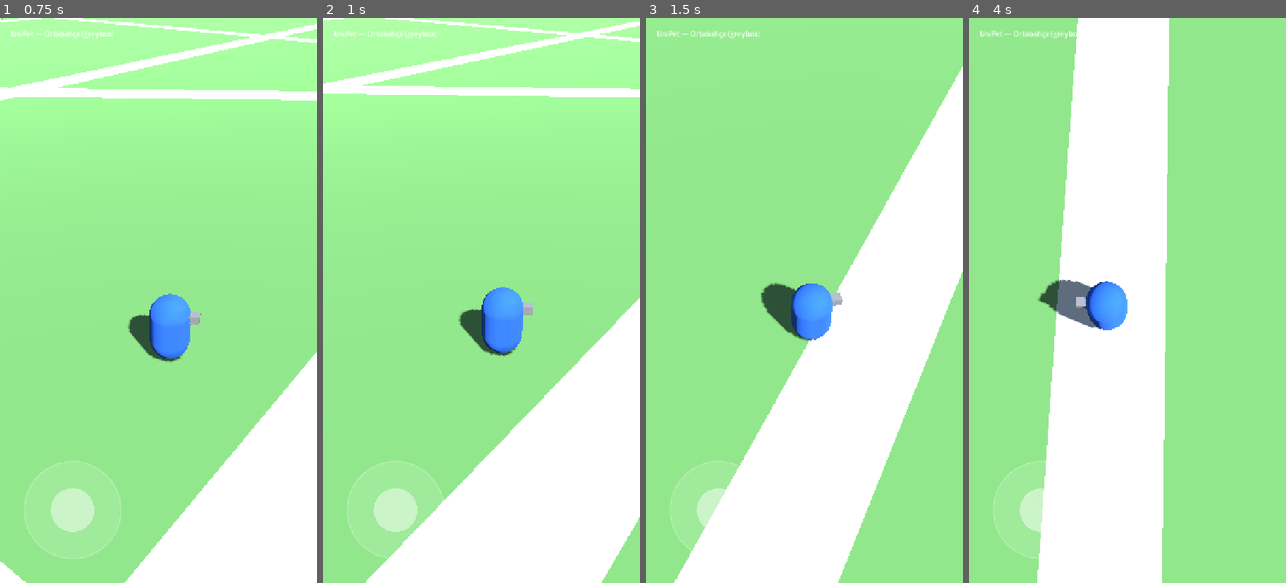
Above: before the commit, frames 1-4 (left to right).
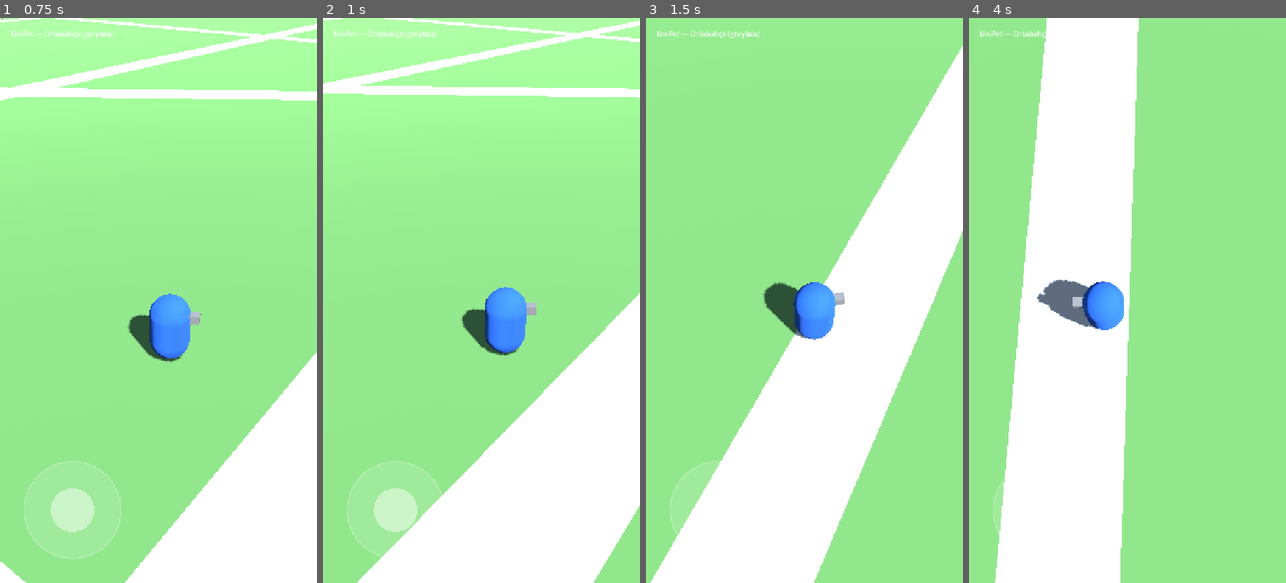
Above: after the commit, the same moments.

Repository: talha24052050/unipet
Game: Godot game, scene res://scenes/main.tscn
Two runs of this game, one before a commit and one after it. Both use one fixed random seed, a clock stepped at 60 frames per second and the inputs below.
Inputs (mouse positions are in pixels of both pictures, inside the frame that each line leads up to):
- Up to frame 1 (0.75 s): move the mouse to (228, 272) at 0.52 s; hold Right (ui_right) from 0.53 s (still down); click (228, 272) at 0.67 s
- Up to frame 2 (1 s): keep holding Right (ui_right)
- Up to frame 3 (1.5 s): release Right (ui_right) at 1.25 s; drag from (741, 328) to (788, 413) at 1.27 s
- Up to frame 4 (4 s): move the mouse to (1159, 176) at 2.02 s; hold Right (ui_right) 2.03-2.75 s; drag from (1111, 413) to (1032, 215) at 2.77 s; move the mouse to (1222, 385) at 3.52 s; hold Left (ui_left) from 3.53 s (still down)

Frame 1 is identical in both runs. In frame 2, 1.9% of the frame differs, in the area x 0-100%, y 0-100%; in frame 3, 9.1%; in frame 4, 23%, in the area x 8-64%, y 0-100%.

Commit message:
1.7: Parça 1 onaylandı, yürüme hızı 4.0 → 4.6 m/s

Diff:
--- a/game/src/core/config.gd
+++ b/game/src/core/config.gd
@@ -19,7 +19,7 @@
 const AUTH_BACKEND: String = "mock"  # "mock" | "supabase"
 
 ## Oyuncu hareketi (metre/saniye, radyan/saniye).
-const PLAYER_WALK_SPEED: float = 4.0
+const PLAYER_WALK_SPEED: float = 4.6
 const PLAYER_ACCELERATION: float = 20.0
 const PLAYER_TURN_SPEED: float = 10.0
 ## Yerden kopmadan inilebilecek basamak/eğim için yere yapışma mesafesi.
Not shown, changed: docs/ROADMAP.md
